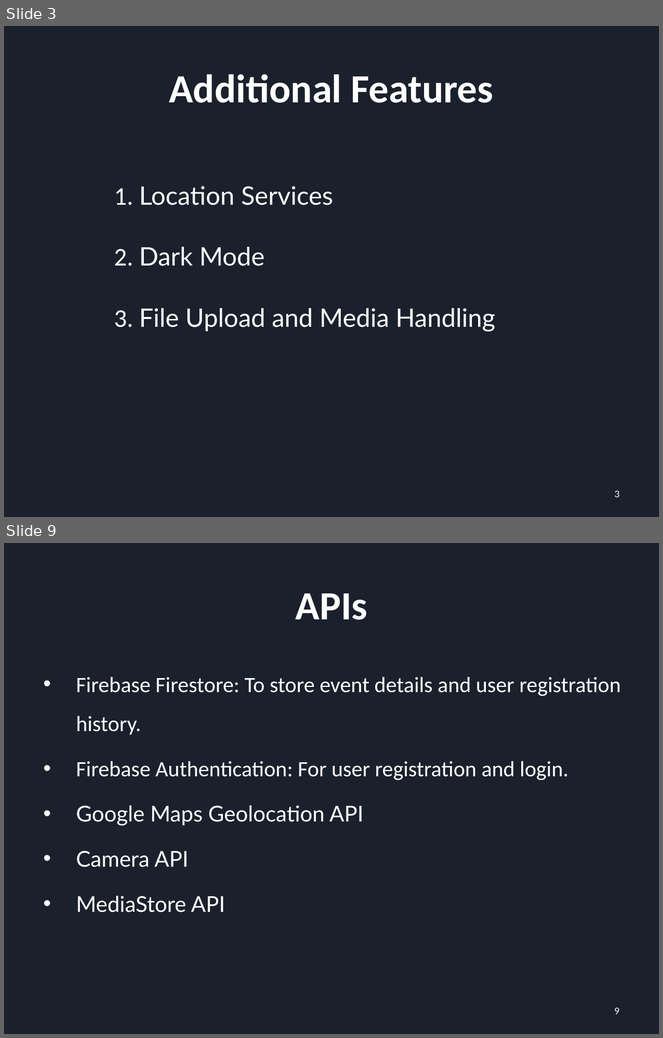
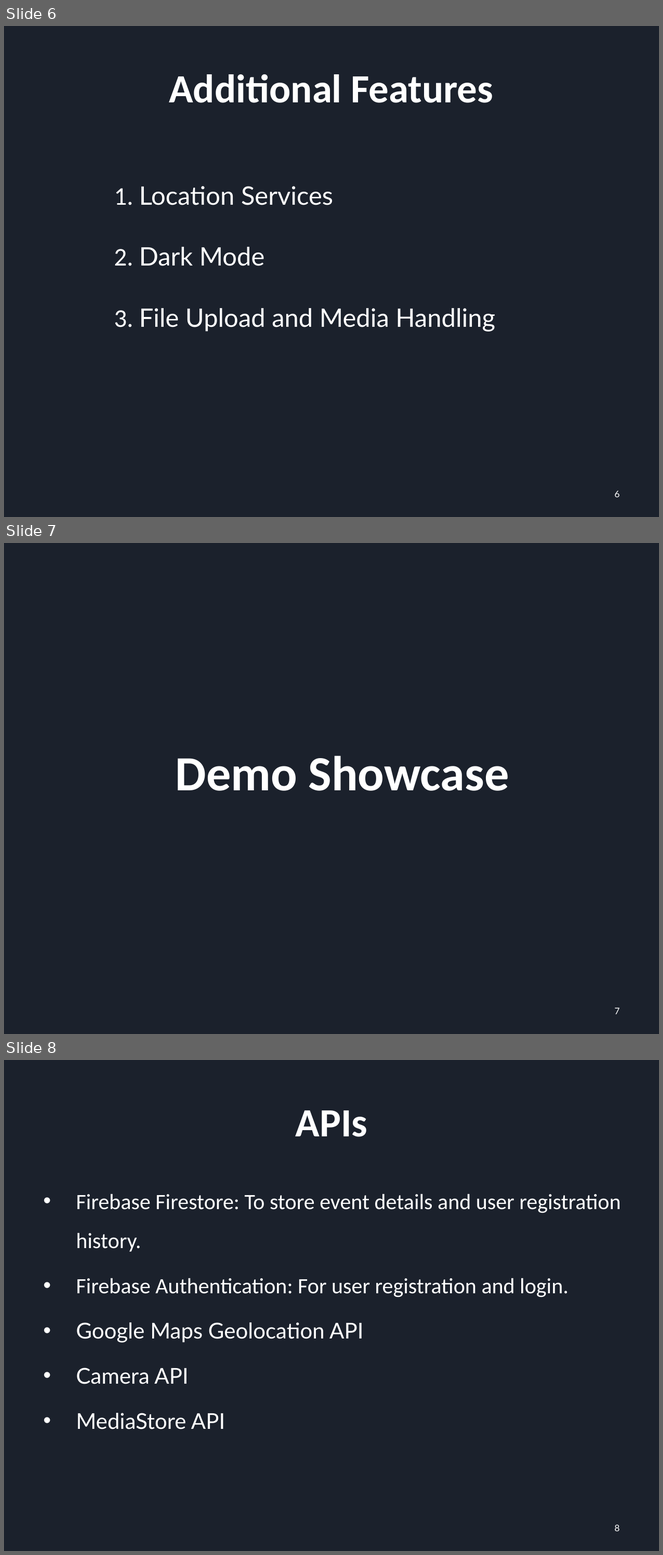
Before and after one commit to YuchenCao1/Jialong-Yuchen-Zihan-Team-BU-Event-Planer, a slide deck: Sprint_1_PRE.pptx. Shown one above the other, each under a label of ours: slides 3 and 9 before the commit, slides 6, 7 and 8 after it; the slides between them are not shown. The pictures are 663x1038 and 663x1555 pixels, drawn with LibreOffice and Linux fonts; fonts in the diff are those of the drawing. Boxes give left, top, right and bottom in pixels: in the first picture for what was removed or moved away, otherwise in the second. Text is boxed around its words. In the diff, an @@ line names an element or a change of style, - is before the commit and + after.

```diff
--- a/Sprint_1_PRE.pptx
+++ b/Sprint_1_PRE.pptx
@@ slide 7 added at (4, 543, 659, 1034), background #1B212C @@
@@ title added at (175, 756, 509, 791), 54 pt, text #FFFFFF, bold @@
+Demo Showcase
@@ page number added at (614, 1008, 620, 1015), 10 pt, text #FFFFFF @@
+7
@@ what was slide 3 is now slide 6 @@
@@ page number at (614, 491, 620, 498): text changed @@
-3
+6
@@ what was slide 9 is now slide 8 @@
@@ page number at (614, 1525, 620, 1532): text changed @@
-9
+8
```
Also in this commit, not shown: 3 slides changed, 2 slides removed, 2 other files.
